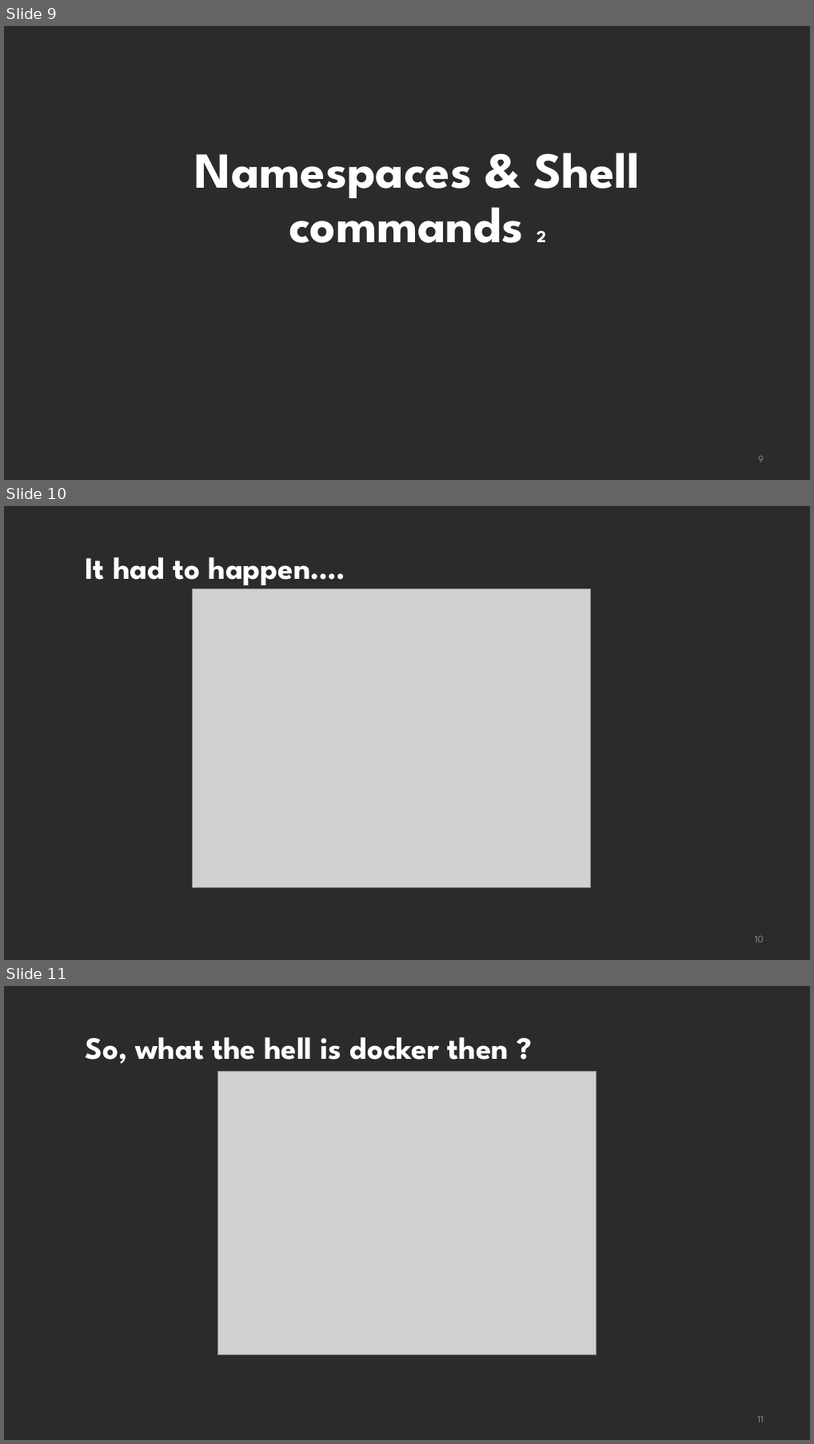
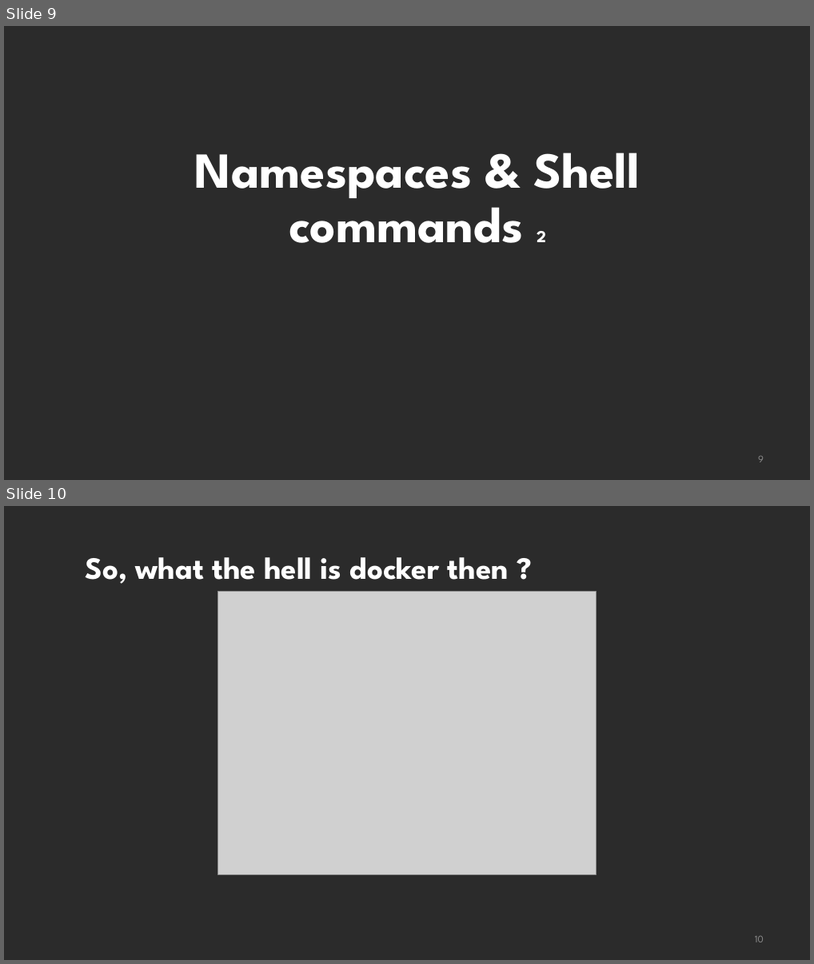
Before and after one commit to alisters/codersGroupDocker, a slide deck: CodersGroupDocker.pptx. Shown one above the other, each under a label of ours: slides 9, 10 and 11 before the commit, slides 9 and 10 after it. The pictures are 814x1444 and 814x964 pixels, drawn with LibreOffice and Linux fonts; fonts in the diff are those of the drawing; grey boxes stand for pictures; background and template pictures are left out; a plain dark background stands for a picture behind light text. Boxes give left, top, right and bottom in pixels: in the first picture for what was removed or moved away, otherwise in the second. Text is boxed around its words. In the diff, an @@ line names an element or a change of style, - is before the commit and + after.

```diff
--- a/CodersGroupDocker.pptx
+++ b/CodersGroupDocker.pptx
@@ slide 10 removed at (4, 506, 810, 960), background picture (left out) @@
@@ text removed at (85, 557, 346, 589) @@
-It had to happen….
@@ picture removed at (193, 588, 591, 887) @@
@@ page number removed at (755, 936, 764, 942) @@
-10
@@ what was slide 11 is now slide 10 @@
@@ page number at (755, 936, 764, 942): text changed @@
-11
+10
```
Also in this commit, not shown: 1 slide changed.
